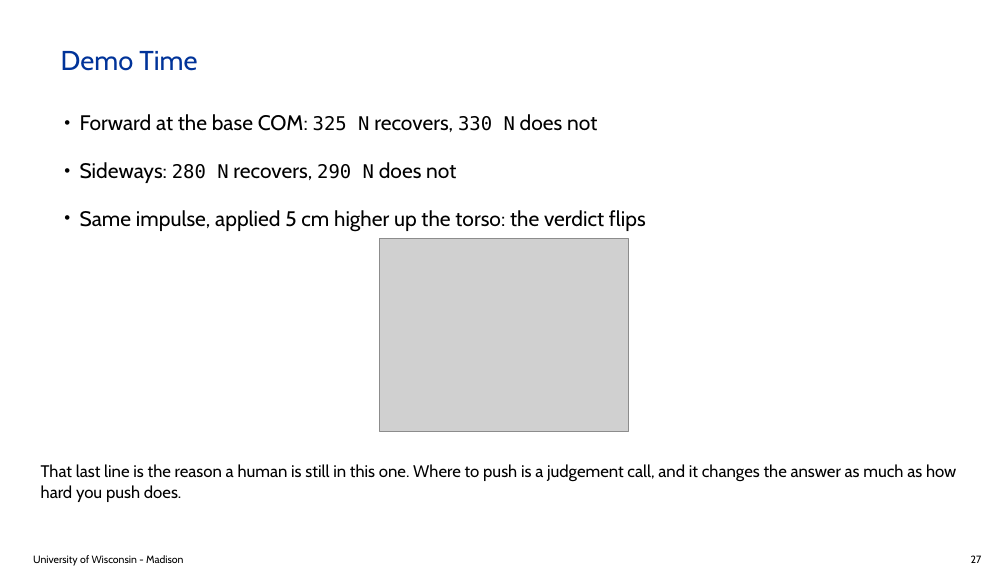
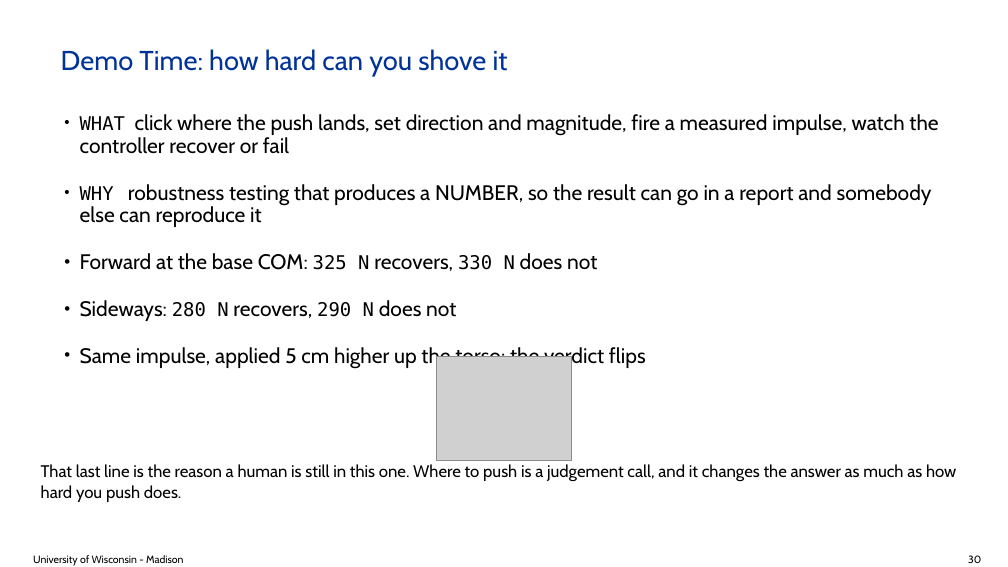
Before and after one commit to ksha23/chrono-hil-tutorial, a slide deck: slide 30 of tutorial_HIL_driver.pptx (slide 27 before the commit). Drawn at 1008x567 pixels with LibreOffice and Linux fonts; fonts in the diff are those of the drawing; grey boxes stand for pictures; background and template pictures are left out. Boxes give left, top, right and bottom in pixels: in the first picture for what was removed or moved away, otherwise in the second. Text is boxed around its words. In the diff, an @@ line names an element or a change of style, - is before the commit and + after.

Commit message:
Open with what the talk covers, and anchor it on a study that actually ran
THE MOTIVATION SLIDE USED THE CRANE, which stopped being a demo two commits
ago. Motivating a talk with something you never show is a promise you do not
keep, so it now opens on the two reasons a person is in the loop at all -- the
person is the SUBJECT you are measuring, or the person is the CONTROLLER
because nothing else can do the task -- followed by a study that did it.

That study is real and it is Chrono's: remote car-following under latency,
forty participants in four groups of ten, uplink delaying the driver's inputs
and downlink delaying the video coming back. Chrono::Vehicle for ego and lead
dynamics, SynChrono between the two nodes, Chrono::Sensor for the forward
camera on three monitors at 60 Hz, Chrono::HIL for a Logitech G29 wheel and
pedals. Mitigation cut driving incidents 72% though not significantly, and
adaptation across the three latency trials dominated the effect. Ma, McDonald,
Sha, Zhang, Xu, Negrut. It carries the paper's own interface figure and a photo
of the rig, and it lets the device slide say the wheel path is not hypothetical.

Added an agenda and a slide listing the four demos up front, and every Demo
Time slide now leads with WHAT it is and WHY it is worth watching. "Demo Time"
on its own tells an audience nothing, and a demo nobody has been given a reason
to watch is just a pause in the talk.

Dropped "How far this goes".

Two layout bugs behind this. bullets() accepted a `shots` argument and silently
ignored it, so figures asked for on bullet slides simply never appeared. And
figures were pinned at a fixed height that assumed short slides, so on a longer
one the picture landed on top of the text; placement is now computed from the
text, and a figure is skipped rather than drawn through a paragraph.

One self-inflicted wound worth recording: an earlier splice used index() to
find the end of the block it was replacing, matched an EARLIER occurrence than
the start, and duplicated api_slide and showtime instead of replacing them.
Python took the later, stale definitions, so correct edits to the live ones had
no effect and the rendered slide kept coming back unchanged. The duplicates are
gone.

```diff
--- a/tutorial_HIL_driver.pptx
+++ b/tutorial_HIL_driver.pptx
@@ title at (61,49,508,76): text changed @@
-Demo Time
+Demo Time: how hard can you shove it
@@ text at (80,114,938,227): paragraphs added @@
+• WHAT click where the push lands, set direction and magnitude, fire a measured impulse, watch the controller recover or fail
+• WHY robustness testing that produces a NUMBER, so the result can go in a report and somebody else can reproduce it
@@ text at (80,253,646,369): less space between paragraphs @@
@@ picture: place and size @@
-picture at (380,238,628,431)
+picture at (437,357,572,461)
@@ text at (968,555,981,563): text changed @@
-27
+30
```
Also in this commit, not shown: 26 other slides changed, 4 slides added, 2 slides removed, 4 other files.
